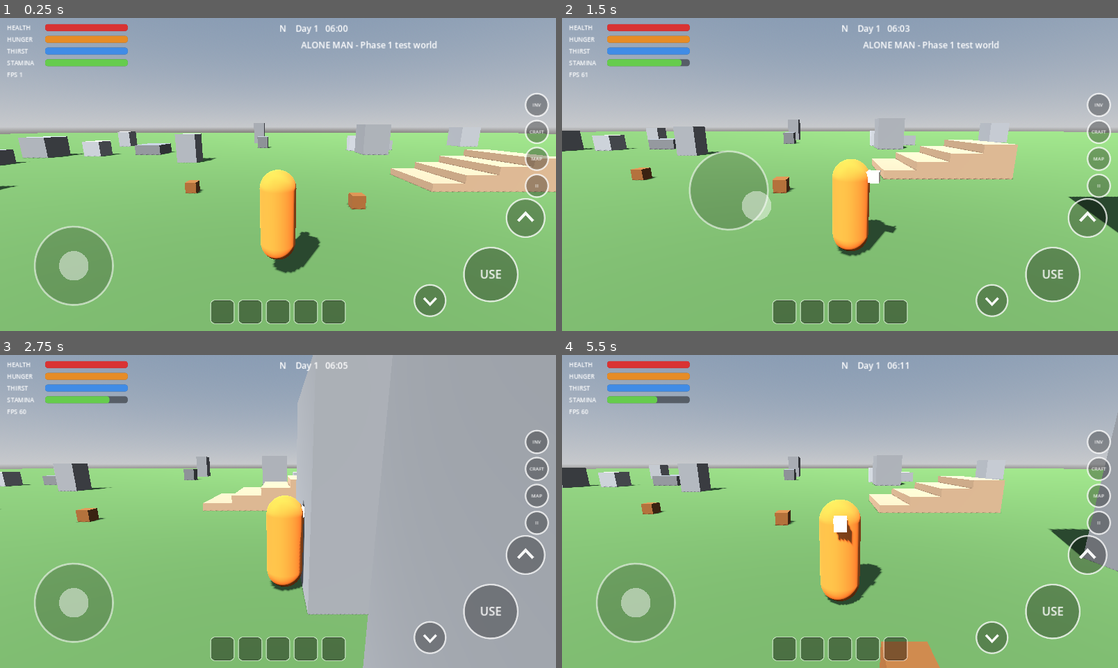
Above: before the commit, frames 1-4 (two rows, left to right).
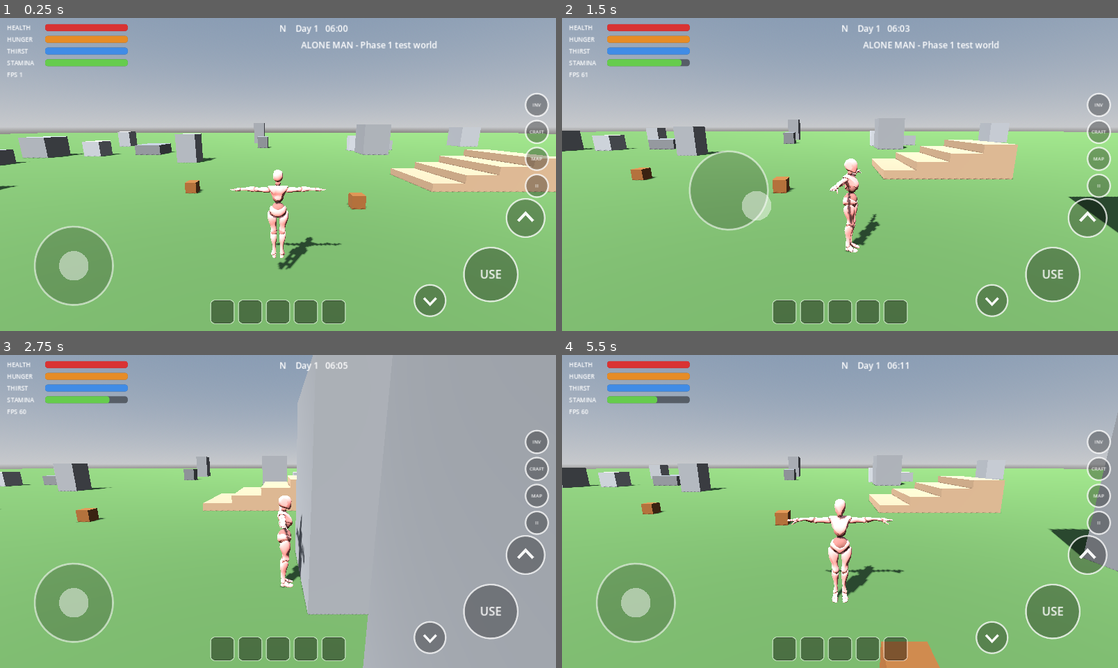
Above: after the commit, the same moments.

Repository: rajeshmalik57045-prog/alone-man-survivalb
Game: Godot game, scene res://scenes/main.tscn
The game is run twice, just before and just after one commit, with the same random seed, the same clock (stepped at 60 frames per second) and the same inputs.
Inputs (mouse positions are in pixels of both pictures, inside the frame that each line leads up to):
- Up to frame 1 (0.25 s): no input
- Up to frame 2 (1.5 s): move the mouse to (962, 158) at 0.52 s; hold D (move_right) 0.53-1.25 s; hold Shift (sprint) 0.53-1.25 s; click (962, 158) at 0.67 s; drag from (728, 190) to (812, 237) at 1.27 s
- Up to frame 3 (2.75 s): move the mouse to (333, 442) at 2.02 s; hold D (move_right) from 2.03 s (still down); hold Shift (sprint) from 2.03 s (still down)
- Up to frame 4 (5.5 s): release D (move_right) at 2.75 s; release Shift (sprint) at 2.75 s; drag from (812, 574) to (673, 464) at 2.77 s; move the mouse to (1006, 558) at 3.52 s; hold A (move_left) 3.53-4.25 s; hold Shift (sprint) 3.53-4.25 s; drag from (673, 464) to (756, 433) at 4.27 s; move the mouse to (867, 511) at 5.02 s; hold S (move_back) from 5.03 s (still down); hold Shift (sprint) from 5.03 s (still down); click (867, 511) at 5.17 s

The runs differ from the first frame. In frame 1, 2.2% of the frame differs, in the area x 41-62%, y 48-82%; in frame 2, 2.2%; in frame 3, 1.9%; in frame 4, 2.6%, in the area x 40-62%, y 46-80%.

Commit message:
Refactor player model loading and animation handling

Diff:
--- a/scripts/player.gd
+++ b/scripts/player.gd
@@ -1,13 +1,30 @@
 extends CharacterBody3D
 ## Player controller (Phase 1): camera-relative movement, sprint, jump, crouch, USE action.
 ##
-## VISUAL: if res://assets/characters/survivor.glb exists it is used (with an AnimationPlayer
-## if the file has one). Otherwise a clearly-marked PLACEHOLDER capsule is shown.
-## The placeholder is NOT the final character - see assets/characters/README.md.
+## VISUAL: the first model found in MODEL_CANDIDATES is used (the Mixamo "Idle.fbx" with skin).
+## Animations are loaded from the other FBX files listed in ANIM_FILES (Mixamo "Without Skin").
+## If no model is found, a clearly-marked PLACEHOLDER capsule is shown.
 
 signal notified(text: String)
 
-const MODEL_PATH := "res://assets/characters/survivor.glb"
+const MODEL_CANDIDATES := [
+	"res://assets/characters/survivor.glb",
+	"res://assets/characters/survivor.fbx",
+	"res://assets/characters/Idle.fbx",
+]
+const ANIM_DIR := "res://assets/characters/"
+## animation name -> file that contains it. "idle" comes from the model file itself.
+const ANIM_FILES := {
+	"walk": "Walking.fbx",
+	"run": "Running.fbx",
+	"jump": "Jump.fbx",
+	"crouch_idle": "Crouch Idle.fbx",
+	"crouch_walk": "Crouch Walk Back.fbx",
+}
+const LOOPING := ["idle", "walk", "run", "crouch_idle", "crouch_walk"]
+const ANIM_LIB := "game"
+const FBX_FACING_YAW := PI  # Mixamo models face +Z, the game moves toward -Z
+
 const GRAVITY := 18.0
 const STAND_HEIGHT := 1.8
 const CROUCH_HEIGHT := 1.2
@@ -139,23 +156,34 @@
 		_visual.rotation.y = lerp_angle(_visual.rotation.y, target_yaw, 1.0 - exp(-12.0 * delta))
 
 	move_and_slide()
-	_update_animation(moving, sprinting)
-
-
-func _update_animation(moving: bool, sprinting: bool) -> void:
+	_update_animation()
+
+
+func _update_animation() -> void:
 	if _anim == null:
 		return
-	var anim_name := "idle"
+	var hspeed := Vector2(velocity.x, velocity.z).length()
+	var key := "idle"
+	var anim_speed := 1.0
 	if not is_on_floor():
-		anim_name = "jump"
-	elif sprinting:
-		anim_name = "sprint"
-	elif moving:
-		anim_name = "crouch_walk" if crouching else "walk"
+		key = "jump"
 	elif crouching:
-		anim_name = "crouch_idle"
-	if _anim.has_animation(anim_name) and _anim.current_animation != anim_name:
-		_anim.play(anim_name, 0.2)
+		key = "crouch_walk" if hspeed > 0.3 else "crouch_idle"
+	elif hspeed > 3.2:
+		key = "run"
+		anim_speed = clampf(hspeed / 4.6, 0.8, 1.6)
+	elif hspeed > 0.3:
+		key = "walk"
+		anim_speed = clampf(hspeed / 1.4, 0.6, 2.0)
+
+	var full := "%s/%s" % [ANIM_LIB, key]
+	if not _anim.has_animation(full):
+		full = "%s/idle" % ANIM_LIB
+		if not _anim.has_animation(full):
+			return
+	_anim.speed_scale = anim_speed
+	if _anim.current_animation != full:
+		_anim.play(full, 0.2)
 
 
 # ---------- visuals ----------
@@ -164,15 +192,24 @@
 	var root := Node3D.new()
 	root.name = "Visual"
 
-	if ResourceLoader.exists(MODEL_PATH):
-		var scene := load(MODEL_PATH) as PackedScene
-		if scene:
-			root.add_child(scene.instantiate())
-			var found := root.find_children("*", "AnimationPlayer", true, false)
-			if not found.is_empty():
-				_anim = found[0] as AnimationPlayer
-			_is_placeholder = false
-			return root
+	for path in MODEL_CANDIDATES:
+		if not ResourceLoader.exists(path):
+			continue
+		var scene := load(path) as PackedScene
+		if scene == null:
+			continue
+		var model := scene.instantiate() as Node3D
+		if model == null:
+			continue
+		if str(path).ends_with(".fbx"):
+			model.rotation.y = FBX_FACING_YAW
+		root.add_child(model)
+		var found := model.find_children("*", "AnimationPlayer", true, false)
+		if not found.is_empty():
+			_anim = found[0] as AnimationPlayer
+			_setup_animations()
+		_is_placeholder = false
+		return root
 
 	# PLACEHOLDER (orange capsule with a "nose" box so the facing direction is visible).
 	var body := MeshInstance3D.new()
@@ -197,3 +234,56 @@
 	root.add_child(nose)
 
 	return root
+
+
+func _setup_animations() -> void:
+	var lib := AnimationLibrary.new()
+
+	var own := _first_animation(_anim)
+	if own:
+		lib.add_animation("idle", _prepare_animation(own, "idle"))
+
+	for key in ANIM_FILES:
+		var path: String = ANIM_DIR + String(ANIM_FILES[key])
+		if not ResourceLoader.exists(path):
+			continue
+		var packed := load(path) as PackedScene
+		if packed == null:
+			continue
+		var inst := packed.instantiate()
+		var players := inst.find_children("*", "AnimationPlayer", true, false)
+		if not players.is_empty():
+			var src := _first_animation(players[0] as AnimationPlayer)
+			if src:
+				lib.add_animation(str(key), _prepare_animation(src, str(key)))
+		inst.free()
+
+	_anim.add_animation_library(ANIM_LIB, lib)
+
+
+func _first_animation(player: AnimationPlayer) -> Animation:
+	for anim_name in player.get_animation_list():
+		if str(anim_name) == "RESET":
+			continue
+		return player.get_animation(anim_name)
+	return null
+
+
+func _prepare_animation(src: Animation, key: String) -> Animation:
+	var anim := src.duplicate() as Animation
+	anim.loop_mode = Animation.LOOP_LINEAR if LOOPING.has(key) else Animation.LOOP_NONE
+
+	# Keep the hip bone from travelling forward/sideways, so the animation plays "in place".
+	for t in anim.get_track_count():
+		if anim.track_get_type(t) != Animation.TYPE_POSITION_3D:
+			continue
+		if not str(anim.track_get_path(t)).ends_with("Hips"):
+			continue
+		var count := anim.track_get_key_count(t)
+		if count == 0:
+			continue
+		var first: Vector3 = anim.track_get_key_value(t, 0)
+		for k in count:
+			var v: Vector3 = anim.track_get_key_value(t, k)
+			anim.track_set_key_value(t, k, Vector3(first.x, v.y, first.z))
+	return anim
